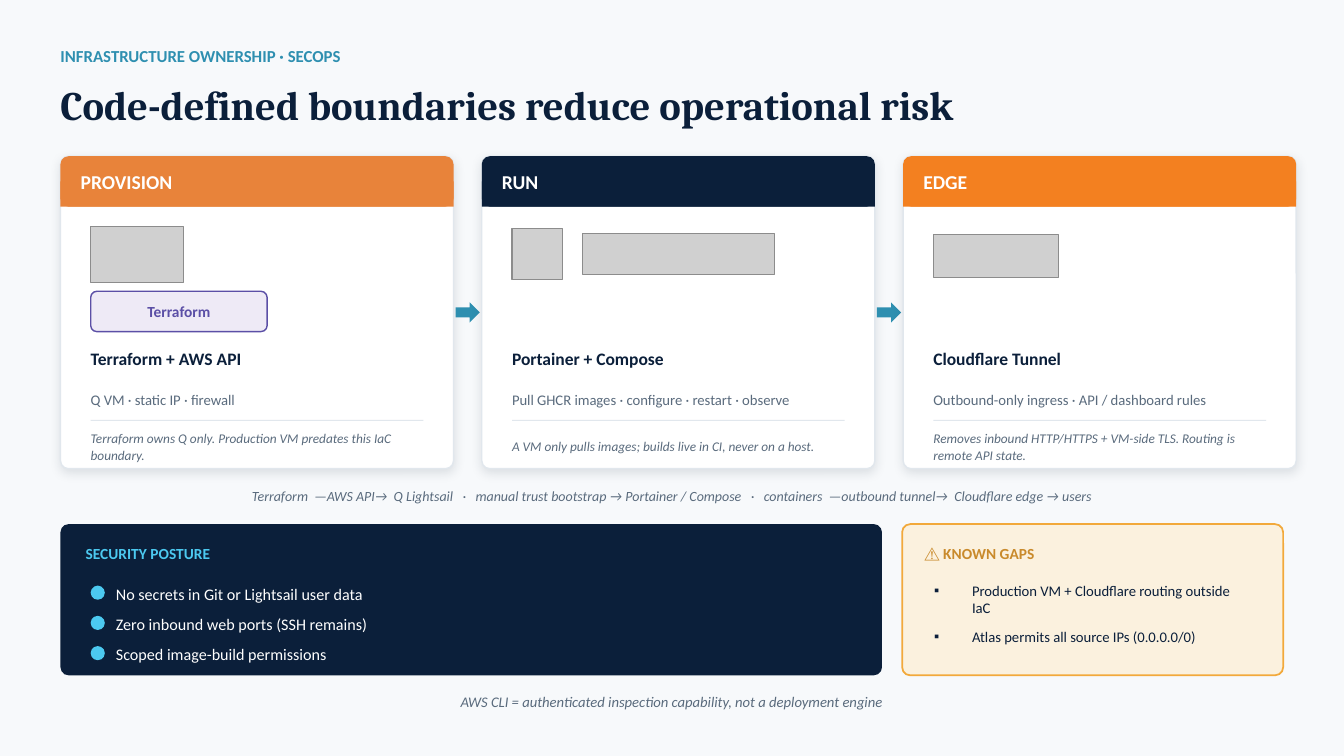
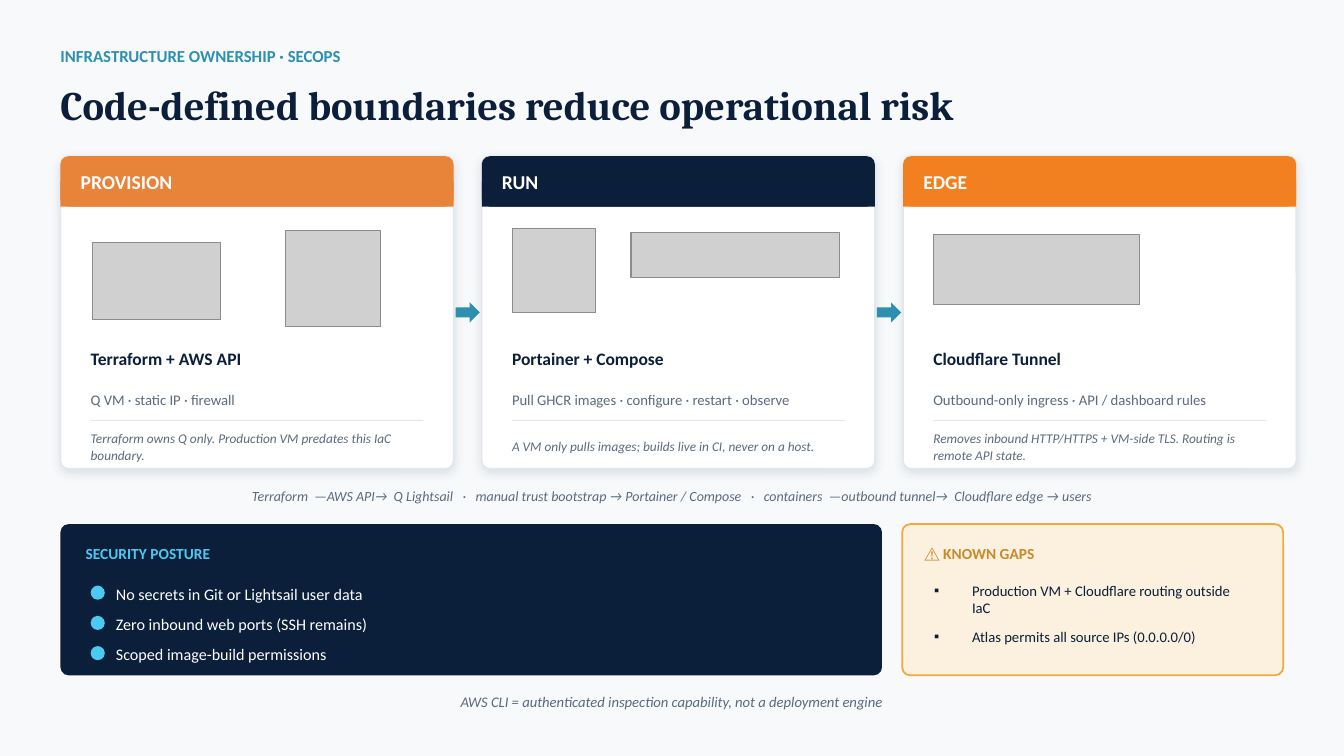
Before and after one commit to MatthiasSails/airline-data-platform, a slide deck: slide 4 of docs/report/imnput other/development-operating-model-terraform-logo.pptx. Drawn at 1344x756 pixels with LibreOffice and Linux fonts; fonts in the diff are those of the drawing; grey boxes stand for pictures. Boxes give left, top, right and bottom in pixels: in the first picture for what was removed or moved away, otherwise in the second. Text is boxed around its words. In the diff, an @@ line names an element or a change of style, - is before the commit and + after.

Commit message:
Replace Terraform badge on infrastructure slide

```diff
--- a/docs/report/imnput other/development-operating-model-terraform-logo.pptx
+++ b/docs/report/imnput other/development-operating-model-terraform-logo.pptx
@@ picture added at (285, 231, 381, 327) @@
@@ picture: place and size @@
-picture at (512, 229, 563, 279)
+picture at (512, 229, 596, 313)
@@ picture: place and size @@
-picture at (583, 234, 774, 275)
+picture at (631, 233, 840, 277)
@@ picture: place and size @@
-picture at (934, 235, 1059, 277)
+picture at (934, 235, 1139, 304)
@@ picture: place and size @@
-picture at (91, 227, 184, 282)
+picture at (92, 242, 221, 320)
@@ rounded rectangle removed at (91, 291, 267, 332) @@
@@ text removed at (147, 306, 210, 317) @@
-Terraform
```
